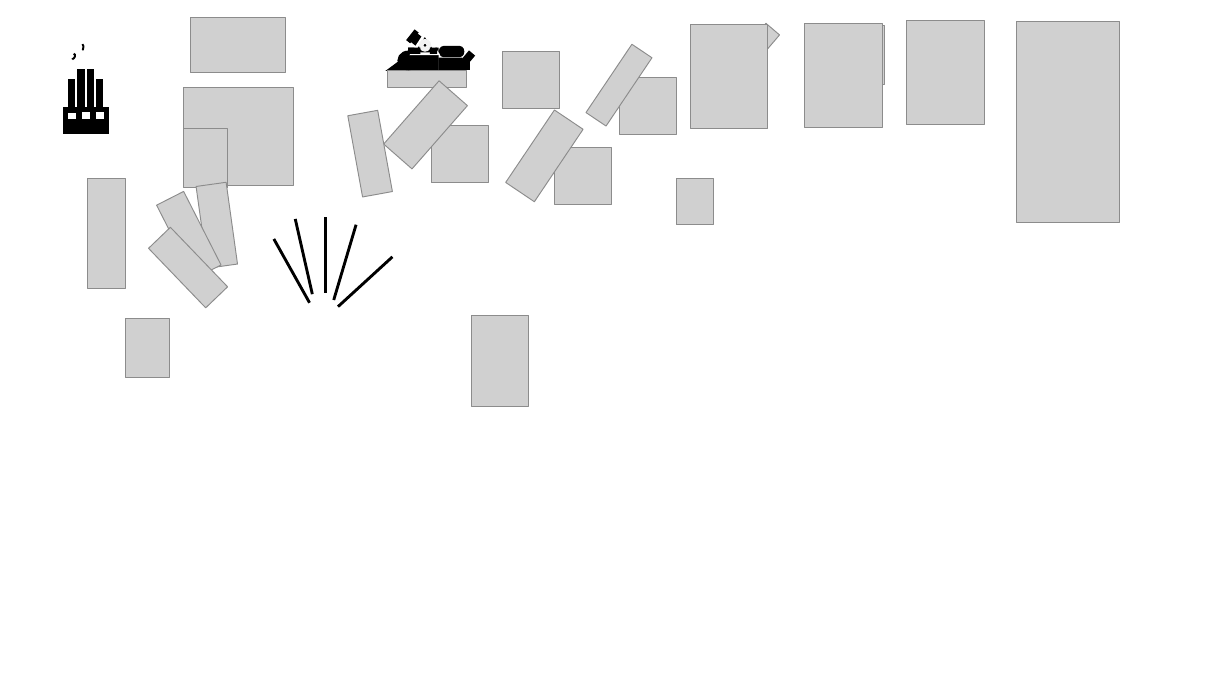
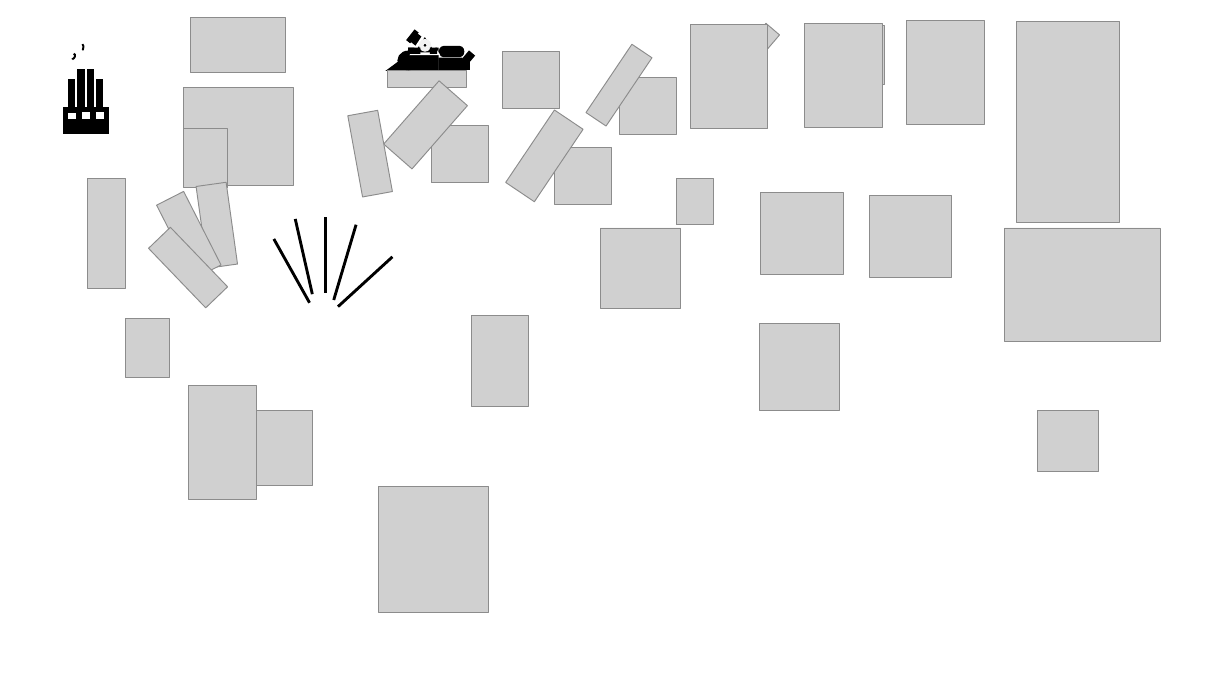
Before and after one commit to alexliuhust/JS_ChessGames, a slide deck: slide 10 of image process/drawings.pptx (slide 9 before the commit). Drawn at 1232x693 pixels with LibreOffice and Linux fonts; fonts in the diff are those of the drawing; grey boxes stand for pictures; background and template pictures are left out. Boxes give left, top, right and bottom in pixels: in the first picture for what was removed or moved away, otherwise in the second. Text is boxed around its words. In the diff, an @@ line names an element or a change of style, - is before the commit and + after.

```diff
--- a/image process/drawings.pptx
+++ b/image process/drawings.pptx
@@ picture added at (762,192,844,274) @@
@@ picture added at (870,195,952,277) @@
@@ picture added at (601,228,681,309) @@
@@ picture added at (1005,228,1160,342) @@
@@ picture added at (760,323,840,410) @@
@@ picture added at (189,385,256,499) @@
@@ picture added at (237,410,312,486) @@
@@ picture added at (1038,410,1099,471) @@
@@ picture added at (378,486,488,613) @@
```
Also in this commit, not shown: 1 slide added, 21 other files.
